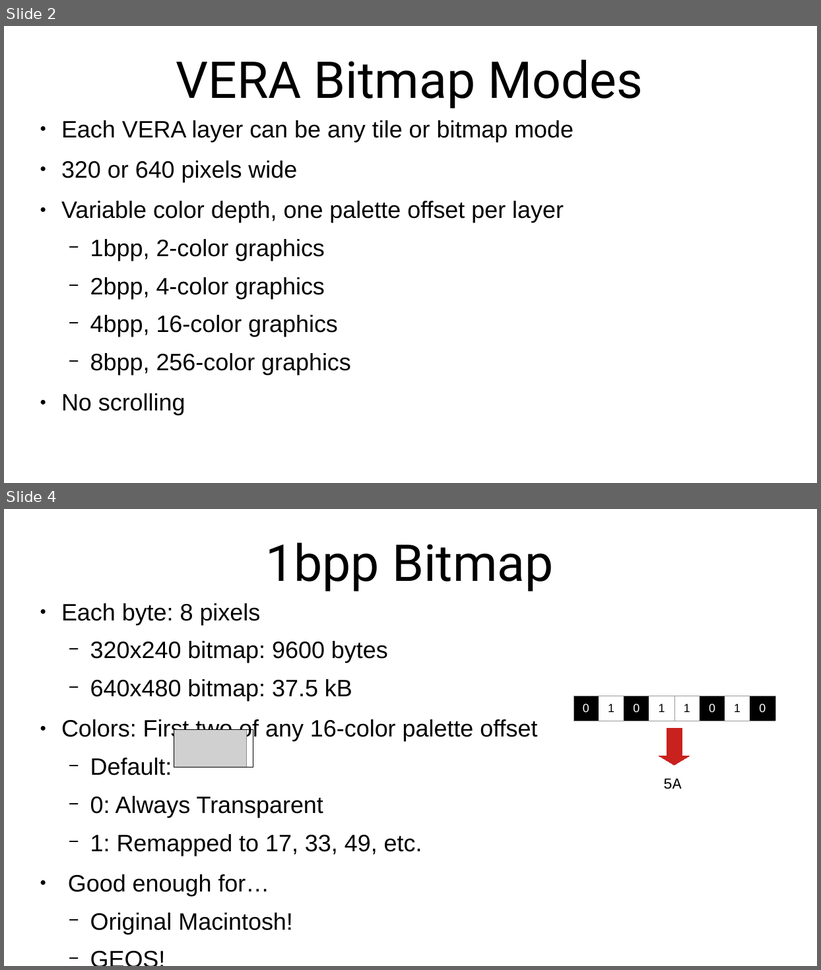
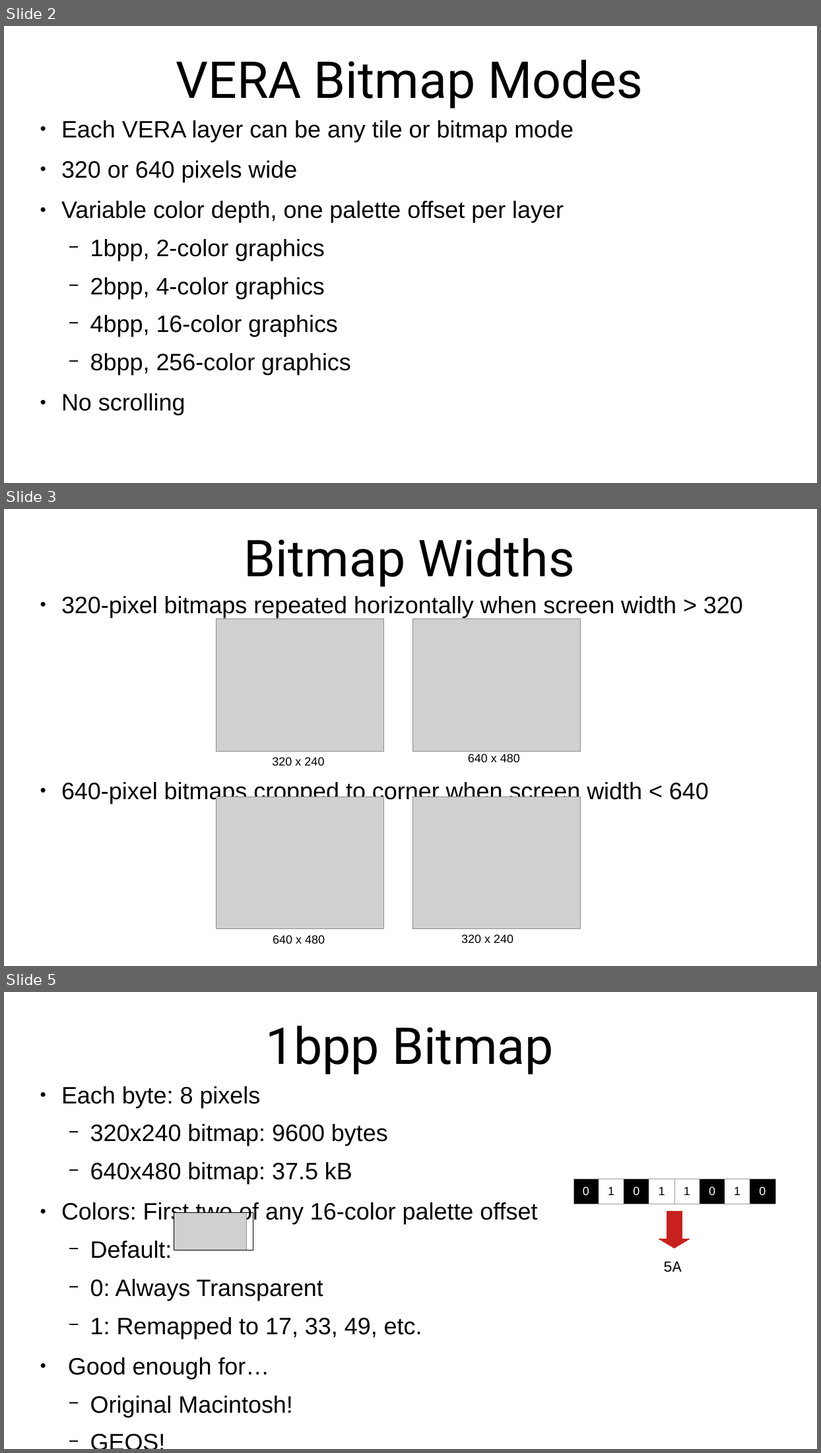
Before and after one commit to SlithyMatt/x16-assembly-tutorial, a slide deck: Lesson15/Lesson15.odp. Shown one above the other, each under a label of ours: slides 2 and 4 before the commit, slides 2, 3 and 5 after it; the slides between them are not shown. The pictures are 821x970 and 821x1453 pixels, drawn with LibreOffice and Linux fonts; fonts in the diff are those of the drawing; grey boxes stand for pictures. Boxes give left, top, right and bottom in pixels: in the first picture for what was removed or moved away, otherwise in the second. Text is boxed around its words. In the diff, an @@ line names an element or a change of style, - is before the commit and + after.

```diff
--- a/Lesson15/Lesson15.odp
+++ b/Lesson15/Lesson15.odp
@@ slide 3 added at (x1=4, y1=509, x2=817, y2=966), background #FFFFFF @@
@@ title added at (x1=244, y1=538, x2=575, y2=587), 60 pt, text #000000 @@
+Bitmap Widths
@@ text added at (x1=61, y1=596, x2=743, y2=804), 28 pt, text #000000 @@
+● 320-pixel bitmaps repeated horizontally when screen width > 320
+● 640-pixel bitmaps cropped to corner when screen width < 640
@@ picture added at (x1=217, y1=619, x2=384, y2=751) @@
@@ picture added at (x1=413, y1=619, x2=580, y2=751) @@
@@ text added at (x1=272, y1=757, x2=324, y2=766), 14 pt, text #000000 @@
+320 x 240
@@ text added at (x1=468, y1=754, x2=520, y2=762), 14 pt, text #000000 @@
+640 x 480
@@ picture added at (x1=217, y1=797, x2=384, y2=929) @@
@@ picture added at (x1=413, y1=797, x2=580, y2=929) @@
@@ text added at (x1=273, y1=935, x2=325, y2=944), 14 pt, text #000000 @@
+640 x 480
@@ text added at (x1=461, y1=935, x2=514, y2=943), 14 pt, text #000000 @@
+320 x 240
@@ what was slide 4 is now slide 5 @@
```
Also in this commit, not shown: 1 slide changed, 1 other file.
